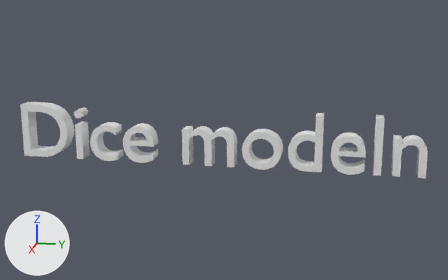
The glTF model theman/diceCredit.glb, before and after one commit.
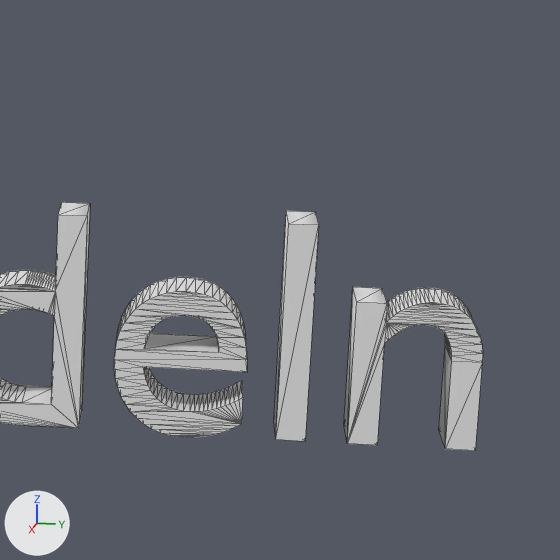
Each version appears first whole from a camera (50 mm lens) standing at (-4.1234, -0.1477, 1.0937) and looking at (-4.8574, -0.2945, 0.9102), and next in a close-up on the part from 67% to 100% of the width and 21% to 74% of the height. The lights are fixed; the arrows at lower left show +X, +Y and +Z. The close-ups show mesh edges as thin lines. Where no turn or scale is listed for an object, it has been applied to the vertices. Vertices at the same position are counted once.

Script lines for the objects in view, before the commit:
```python
me_text_001 = bpy.data.meshes.new('Text.001')
me_text_001.from_pydata(...)  # 1488 vertices, 2952 faces; spans x -0.01..0.01, y 0.008..0.513, z -0.001..0.068
ob_text_001 = bpy.data.objects.new('Text.001', me_text_001)
ob_text_001.location = (-4.8556, -0.5672, 0.879)
```
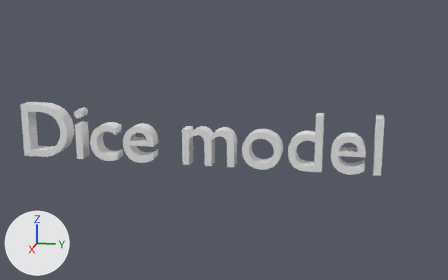
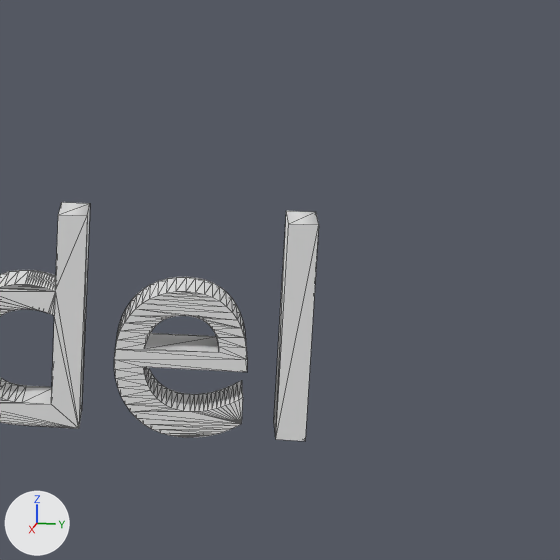
Commit message: แก้ พอดีพิมพ์ผิด

Changed parts and their boxes (x1, y1, x2, y2) in the close-ups (560 x 560 px):
```json
{"object": "Text.001", "change": "reshaped", "before": [0, 202, 483, 451], "after": [0, 202, 319, 441]}
{"part": 1, "of": "me_text_001", "change": "deleted", "before": [344, 287, 483, 451]}
```

Scene script edits in JSON lines:
```json
{"block": "me_text_001", "where": "me_text_001.from_pydata(...)  # 1488 vertices, 2952 faces; spans x -0.01..0.01, y 0.008..0.513, z -0.001..0.068"}
{"block": "me_text_001", "where": "# used by ob_text_001; location = (-4.8556, -0.5672, 0.879)"}
{"block": "me_text_001", "change": "me_text_001 part 1: the loose piece of 114 vertices spanning x -0.01..0.01, y 0.476..0.513, z 0.0..0.046 is deleted"}
```
